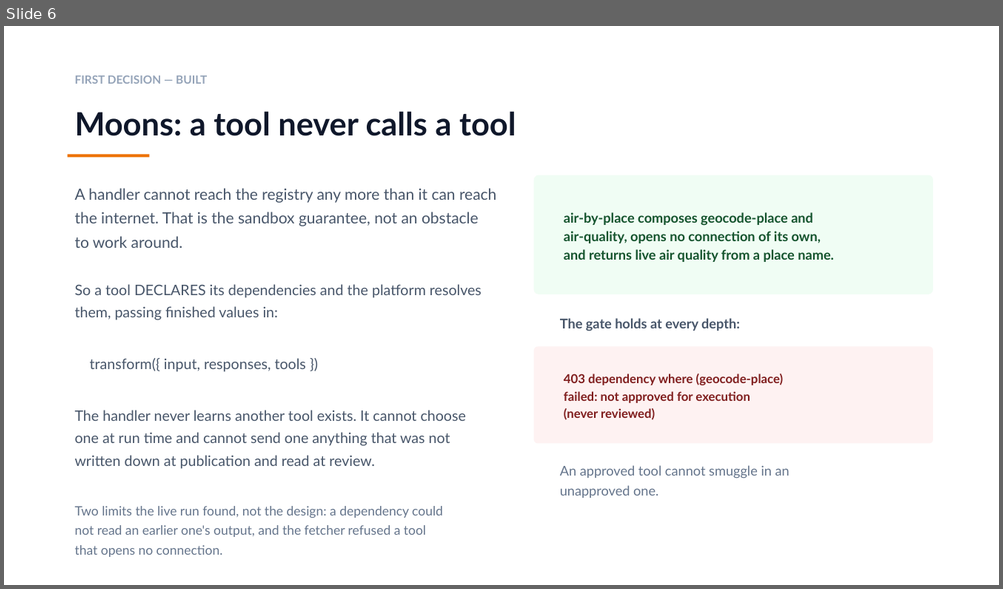
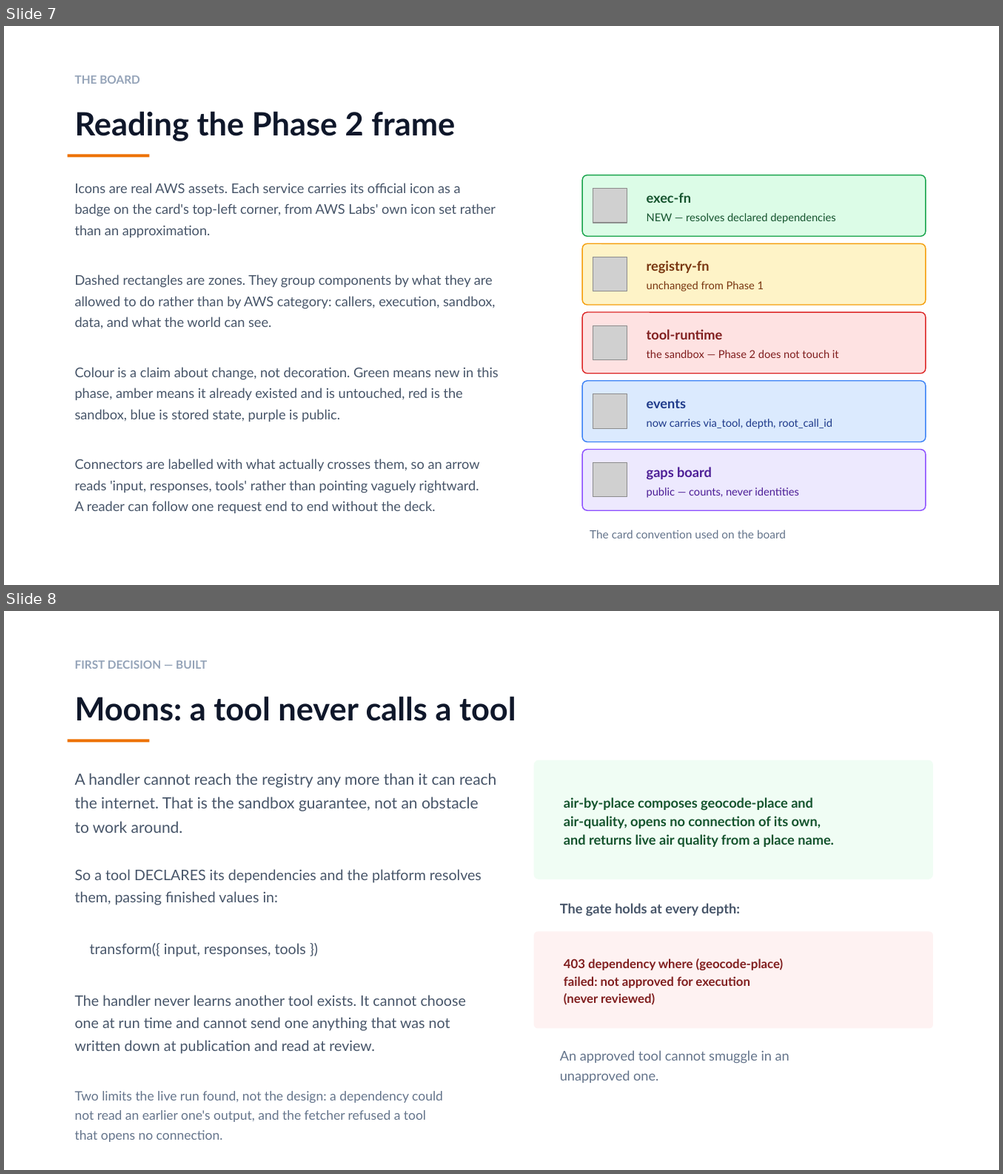
Before and after one commit to Endlessandothers/Endlessproject, a slide deck: docs/plans/endless-phase-2.pptx. Shown one above the other, each under a label of ours: slide 6 before the commit, slides 7 and 8 after it. The pictures are 1003x589 and 1003x1174 pixels, drawn with LibreOffice and Linux fonts; fonts in the diff are those of the drawing; grey boxes stand for pictures. Boxes give left, top, right and bottom in pixels: in the first picture for what was removed or moved away, otherwise in the second. Text is boxed around its words. In the diff, an @@ line names an element or a change of style, - is before the commit and + after.

```diff
--- a/docs/plans/endless-phase-2.pptx
+++ b/docs/plans/endless-phase-2.pptx
@@ slide 7 added at (x1=4, y1=26, x2=999, y2=585), background #FFFFFF @@
@@ text added at (x1=75, y1=76, x2=140, y2=84), 11 pt, text #94A3B8, bold @@
+THE BOARD
@@ text added at (x1=75, y1=111, x2=455, y2=141), 31 pt, text #0F172A, bold @@
+Reading the Phase 2 frame
@@ rectangle added at (x1=68, y1=154, x2=150, y2=157), fill #ED7100 @@
@@ rounded rectangle added at (x1=582, y1=175, x2=925, y2=236), fill #DCFCE7, outline #16A34A 1 pt @@
@@ text added at (x1=75, y1=183, x2=498, y2=514), 13 pt, text #475569 @@
+Icons are real AWS assets. Each service carries its official icon as a
+badge on the card's top-left corner, from AWS Labs' own icon set rather
+than an approximation.
+Dashed rectangles are zones. They group components by what they are
+allowed to do rather than by AWS category: callers, execution, sandbox,
+data, and what the world can see.
+Colour is a claim about change, not decoration. Green means new in this
+phase, amber means it already existed and is untouched, red is the
+sandbox, blue is stored state, purple is public.
+Connectors are labelled with what actually crosses them, so an arrow
+reads 'input, responses, tools' rather than pointing vaguely rightward.
+A reader can follow one request end to end without the deck.
@@ picture added at (x1=593, y1=189, x2=627, y2=223) @@
@@ text added at (x1=646, y1=192, x2=691, y2=203), 13 pt, text #14532D, bold @@
+exec-fn
@@ text added at (x1=646, y1=213, x2=835, y2=224), 10.5 pt, text #14532D @@
+NEW — resolves declared dependencies
@@ rounded rectangle added at (x1=582, y1=244, x2=925, y2=305), fill #FEF3C7, outline #F59E0B 1 pt @@
@@ picture added at (x1=593, y1=258, x2=627, y2=292) @@
@@ text added at (x1=646, y1=261, x2=709, y2=274), 13 pt, text #78350F, bold @@
+registry-fn
@@ text added at (x1=646, y1=281, x2=764, y2=292), 10.5 pt, text #78350F @@
+unchanged from Phase 1
@@ rounded rectangle added at (x1=582, y1=312, x2=925, y2=374), fill #FEE2E2, outline #DC2626 1 pt @@
@@ picture added at (x1=593, y1=326, x2=627, y2=360) @@
@@ text added at (x1=646, y1=329, x2=723, y2=340), 13 pt, text #7F1D1D, bold @@
+tool-runtime
@@ text added at (x1=646, y1=350, x2=839, y2=358), 10.5 pt, text #7F1D1D @@
+the sandbox — Phase 2 does not touch it
@@ rounded rectangle added at (x1=582, y1=381, x2=925, y2=443), fill #DBEAFE, outline #3B82F6 1 pt @@
@@ picture added at (x1=593, y1=395, x2=627, y2=429) @@
@@ text added at (x1=646, y1=400, x2=686, y2=409), 13 pt, text #1E3A8A, bold @@
+events
@@ text added at (x1=646, y1=419, x2=832, y2=429), 10.5 pt, text #1E3A8A @@
+now carries via_tool, depth, root_call_id
@@ rounded rectangle added at (x1=582, y1=450, x2=925, y2=511), fill #EDE9FE, outline #8C4FFF 1 pt @@
@@ picture added at (x1=593, y1=463, x2=627, y2=497) @@
@@ text added at (x1=646, y1=467, x2=711, y2=480), 13 pt, text #4C1D95, bold @@
+gaps board
@@ text added at (x1=646, y1=488, x2=798, y2=498), 10.5 pt, text #4C1D95 @@
+public — counts, never identities
@@ text added at (x1=589, y1=530, x2=785, y2=539), 11 pt, text #64748B @@
+The card convention used on the board
@@ what was slide 6 is now slide 8 @@
```
Also in this commit, not shown: 1 other slide added, 13 other files.
